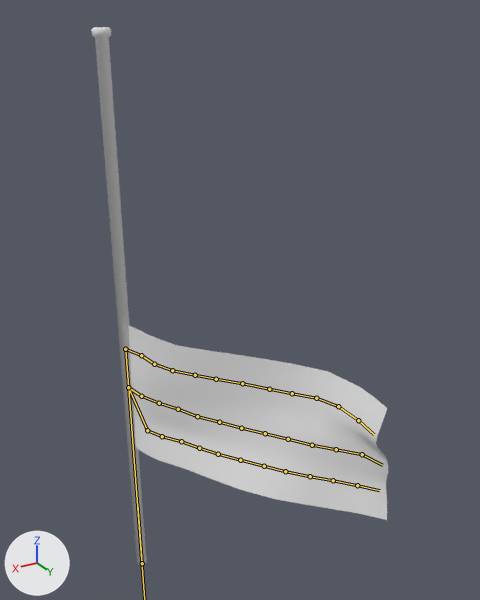
Before and after pictures for a commit that changed the Blender file assets/Models/Structures/germanFlag.blend.
Before and after are seen from a 50 mm lens placed at (2.37, 6.51, 6.63), pointed at (-0.94, 0.99, 3.87). Every picture has the same lights, and +X, +Y and +Z are marked at lower left. Both versions are drawn at frame 27 of the action 'captureAction'; the numbers are the values there. The bones that bend it are drawn over the model as lines.

In view in the first picture: 'germanFlag', 'pole'.
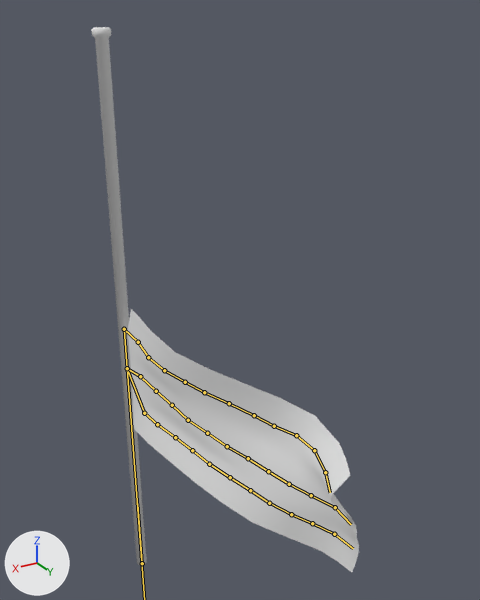
Commit message: Flag improve up down action

What the commit changed:
Bone 'post' (bone_post) moves from (0.0, -2.93, -0.01) to (0.0, -2.68, -0.01).
Bone 'post' (bone_post) turns from (0, 13, 0) to (0, 15, 0) degrees about its own x, y and z.
Bone 'f2' (bone_f2) turns from (13, 4, -4) to (13, -4, 17) degrees about its own x, y and z.
Bone 'f3' (bone_f3) turns from (3, -4, -3) to (0, -3, -2) degrees about its own x, y and z.
Bone 'f4' (bone_f4) turns from (3, -1, 4) to (3, -1, 3) degrees about its own x, y and z.
Bone 'f5' (bone_f5) turns from (8, 0, -3) to (10, 0, -5) degrees about its own x, y and z.
Bone 'f7' (bone_f7) turns from (6, -15, -3) to (7, -17, -3) degrees about its own x, y and z.
Bone 'f9' (bone_f9) turns from (-4, 8, 1) to (-10, 10, -2) degrees about its own x, y and z.
Bone 'f10.002' (bone_f10_002) turns from (0, -1, 1) to (0, 0, -1) degrees about its own x, y and z.
Bone 'post.002' (bone_post_002) turns from (1, -1, 3) to (0, 0, 0) degrees about its own x, y and z.
Bone 'post.003' (bone_post_003) turns from (2, -14, 13) to (-17, -14, 13) degrees about its own x, y and z.
Bone 'post.005' (bone_post_005) turns from (0, 1, -6) to (0, 1, -4) degrees about its own x, y and z.
Bone 'post.008' (bone_post_008) turns from (0, -5, 4) to (0, 0, 0) degrees about its own x, y and z.
Bone 'post.009' (bone_post_009) turns from (-1, -2, 4) to (0, 0, 0) degrees about its own x, y and z.
Bone 'post.010' (bone_post_010) turns from (1, 0, 6) to (1, 1, 8) degrees about its own x, y and z.
Bone 'post.014' (bone_post_014) turns from (2, 0, 5) to (-14, -1, -2) degrees about its own x, y and z.
Bone 'post.015' (bone_post_015) turns from (-2, -2, -7) to (-6, -3, -9) degrees about its own x, y and z.
Bone 'post.016' (bone_post_016) turns from (-2, 0, 18) to (0, 0, 19) degrees about its own x, y and z.
Bone 'post.018' (bone_post_018) turns from (-1, -2, 3) to (-1, -1, 2) degrees about its own x, y and z.
Bone 'post.019' (bone_post_019) turns from (-2, 0, 5) to (0, 0, 4) degrees about its own x, y and z.
Bone 'post.020' (bone_post_020) turns from (-6, -5, 6) to (-7, -7, 7) degrees about its own x, y and z.
Bone 'post.022' (bone_post_022) turns from (1, 0, 3) to (1, 0, 7) degrees about its own x, y and z.
Bone 'post.023' (bone_post_023) turns from (-2, 2, -22) to (-2, 2, -29) degrees about its own x, y and z.
Bone 'post.024' (bone_post_024) turns from (-3, 1, -26) to (-2, -1, -32) degrees about its own x, y and z.
Bone 'post.025' (bone_post_025) turns from (-2, -2, -7) to (-2, -2, -15) degrees about its own x, y and z.

Location of each change, [x1, y1, x2, y2] in pixels of the pictures (480 x 600 px):
'germanFlag', posed (11% narrower, 35% taller): before [128, 325, 388, 520]; after [128, 309, 359, 572]
bone 'f2', root to tip: before (141, 396) to (159, 403); after (140, 376) to (156, 391)
bone 'f3', root to tip: before (159, 403) to (178, 409); after (156, 391) to (172, 405)
bone 'f4', root to tip: before (178, 409) to (197, 416); after (172, 405) to (188, 420)
bone 'f5', root to tip: before (197, 416) to (219, 422); after (188, 420) to (207, 433)
bone 'f7', root to tip: before (241, 428) to (265, 433); after (227, 446) to (248, 458)
bone 'f9', root to tip: before (288, 439) to (312, 445); after (268, 471) to (289, 484)
bone 'f10.002', root to tip: before (336, 449) to (362, 454); after (311, 495) to (335, 507)
bone 'post.002', root to tip: before (128, 387) to (147, 430); after (127, 368) to (144, 413)
bone 'post.003', root to tip: before (147, 430) to (162, 436); after (144, 413) to (157, 424)
bone 'post.005', root to tip: before (181, 441) to (199, 448); after (175, 437) to (192, 450)
bone 'post.008', root to tip: before (240, 460) to (264, 466); after (230, 477) to (250, 490)
bone 'post.009', root to tip: before (264, 466) to (285, 471); after (250, 490) to (269, 503)
bone 'post.010', root to tip: before (285, 471) to (310, 476); after (269, 503) to (291, 514)
bone 'post.014', root to tip: before (125, 349) to (141, 355); after (124, 329) to (138, 342)
bone 'post.015', root to tip: before (141, 355) to (154, 364); after (138, 342) to (148, 357)
bone 'post.016', root to tip: before (154, 364) to (172, 370); after (148, 357) to (164, 370)
bone 'post.018', root to tip: before (195, 375) to (216, 379); after (185, 382) to (204, 392)
bone 'post.019', root to tip: before (216, 379) to (242, 383); after (204, 392) to (229, 403)
bone 'post.020', root to tip: before (242, 383) to (269, 389); after (229, 403) to (254, 415)
bone 'post.022', root to tip: before (292, 393) to (316, 398); after (274, 426) to (296, 435)
bone 'post.023', root to tip: before (316, 398) to (338, 406); after (296, 435) to (314, 450)
bone 'post.024', root to tip: before (338, 406) to (358, 420); after (314, 450) to (325, 472)
bone 'post.025', root to tip: before (358, 420) to (374, 434); after (325, 472) to (330, 492)
